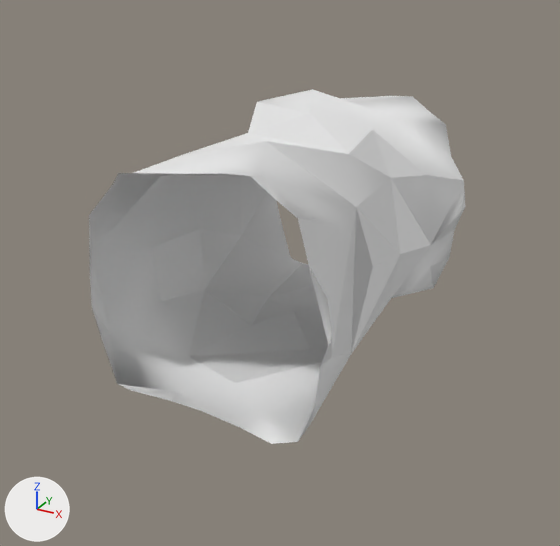
An edit to the glTF model Rogue-Robots/Assets/Models/ModularBlocks/TunnelStraight1_Col.gltf, drawn before and after from the same camera.
Before and after are seen from a 50 mm lens placed at (5.06, -9.35, 6.59), pointed at (0.1, -0.33, 2.08). The axes (+X, +Y, +Z) are drawn at lower left. The lights are the same throughout. Vertices at the same position are counted once.

In view in the first picture: 'TunnelStraight1_Col'.
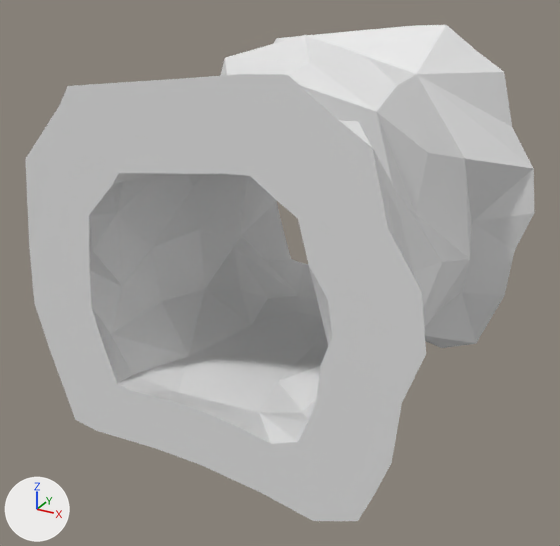
Location of each change, (x1, y1, x2, y2) in pixels of the pictures (560 x 546 px):
'TunnelStraight1_Col', reshaped (35% wider, 40% taller): before (89, 89, 465, 444); after (25, 25, 534, 521)
part 1 of me_scene_056, added: after (25, 25, 534, 521)

The change, as a list of edits to the scene's bpy script:
```text
Change me_scene_056:
    used by ob_tunnelstraight1_col; location = (0.0, 0.0, 0.0)
    remove me_scene_056.from_pydata(...)  # 92 vertices, 138 faces; spans x -1.79..1.94, y -2.5..2.5, z 0.8..4.41
    add me_scene_056.from_pydata(...)  # 240 vertices, 946 faces; spans x -2.59..3.02, y -2.5..2.5, z -0.09..5.32
    me_scene_056 part 1: 148 vertices added at x -2.59..3.02, y -2.5..2.5, z -0.09..5.32
    me_scene_056 part 2: the surface is now shaded flat
```
